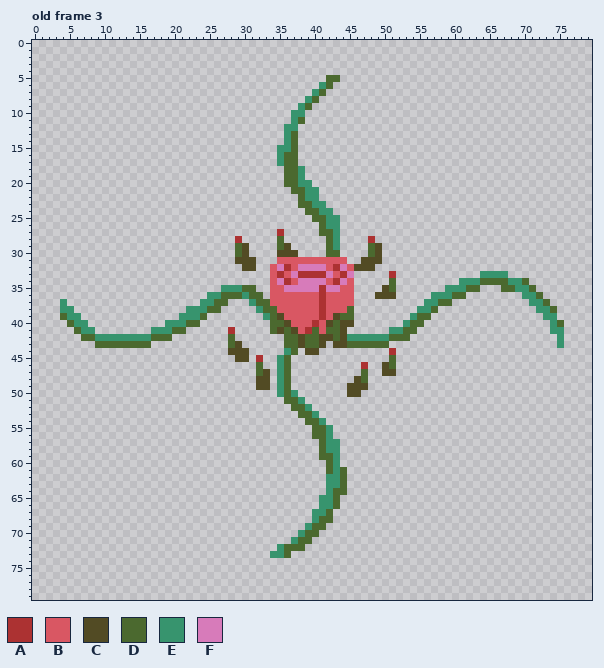
Pixel-art file -- RBGNature/Assets/Sprites/enemy/cross flower - corrupt.aseprite. That is the earlier state.
80x80 pixels, 6 frames. Shown: old frame 3. The commit also changed other frames, which this record leaves out.
Visible layers, top first: "bulb", "front spikes", "arms", "back spikes".
Palette (. is transparent): A #ac3232  B #d95763  C #524b24  D #4b692f  E #37946e  F #d77bba
Pixels before, old frame 3 (only the part around the change), first column x 17:
18 ...................DDE.................
19 ...................DDE.................
20 ...................DDEE................
21 ....................DDEE...............
22 .....................DEE...............
23 .....................DDEE..............
24 ......................DDEE.............
25 .......................DDEE............
26 ........................DEE............
27 ..................A.....DDE............
28 ............A.....D......DE....A.......
29 ............DC....DC.....DE....DC......
30 ............DC....CCC....DD....DC......
31 ............CCC...BBBBBBBBBB..CCC......
32 .............CC..BFABFFFFBAFBCCC.......
33 .................BABFAAAAFBAF.....A....
34 .................BFABFFFFBAFB.....D....
35 ..........EEEDD..BBFFFFFAFFBB....CD....
36 ........EEDDDEDD.BBBBBBBABBBB...CCC....
37 .......EEDD...EDDBBBBBBBABBBB..........
38 .....EEEDD.....EDDBBBBBBABBBD.........E
39 ....EEED........EDCBBBBBABCDD........ED
40 ..EEEDD..........DDCBBBABCDCC.......EDD
41 EEEDD......A.....DCDCBADBDDC......EEDD.
42 DDD........D.......DDCDDCCDCEEEEEEDDD..
43 ...........DC......DDCDDC.CCDDDDDD.....
44 ...........CCC.....ED.CC..........A....
45 ............CC.A..ED..............D....
46 ...............D..ED..........A..CD....
47 ...............DC.ED..........D..CC....
48 ...............CC.ED.........CD........
49 ...............CC.ED........CCC........
50 ..................EDE.......CC.........
51 ...................DDE.................
The result:
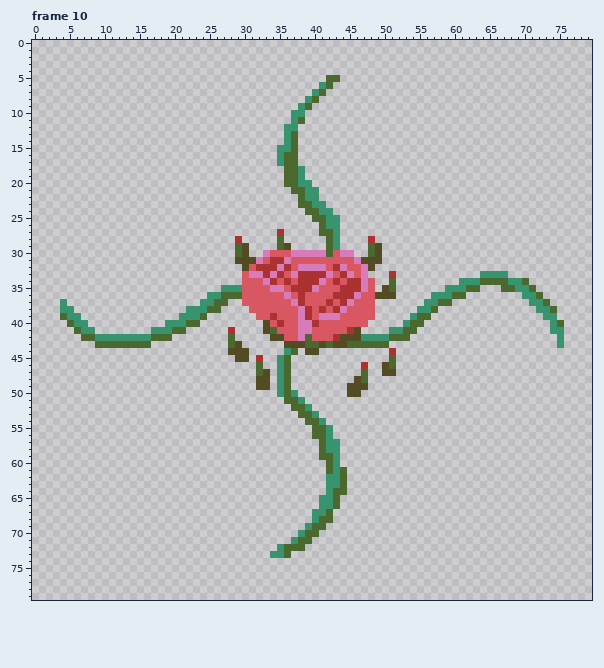
A new or re-ordered frame is compared with the old frame closest to it.
What changed:
layer "front-bulb spikes" added
frames re-ordered
Frame 10 against old frame 3, layers "front-bulb spikes", "bulb":
y 30: x 33..41 ..CCC.... -> FBBBFFFFF; x 43..45 D.. -> BFF
y 31: x 32..36 ...BB -> FBAAF; x 45..46 .. -> BF
y 32: x 31..34 C..B -> BAAA; x 46..47 CC -> BF
y 33: x 30..34 ....B -> BFFAF; x 46..47 .. -> BF
y 34: x 30..35 ....BF -> BBBFAB; x 38..40 FFF -> AAA; x 44..48 FB... -> BAAFB
y 35: x 30..39 DD..BBFFFF -> BBBBFFBAAA; x 41..48 AFFBB... -> BBBAAAFB
y 36: x 30..33 EDD. -> BBBB; x 36 B -> F; x 38 B -> A; x 41 A -> B; x 43..48 BBB... -> AAAFBB
y 37: x 30..33 .EDD -> BBBB; x 37..38 BB -> FA; x 41..42 AB -> BA; x 44..48 BB... -> AFBBB
y 38: x 31..34 .EDD -> BBBB; x 38..39 BB -> FA; x 43..48 BBD... -> AFBBBB
y 39: x 32..35 .EDC -> BBAB; x 38..39 BB -> FA; x 41..48 ABCDD... -> FFFBBBBB
y 40: x 33..36 .DDC -> CBAB; x 38..39 BB -> FF; x 42..47 CDCC.. -> BBBBBB
y 41: x 33 . -> C; x 35..40 CDCBAD -> BBBFFB; x 42..46 DDC.. -> BBBAC
y 42: x 34..38 ..DDC -> CCBBF; x 40..43 DCCD -> BBBA; x 45..46 EE -> CC
y 43: x 36..37 DD -> CC; x 42 . -> D
Changed places in both pictures, as pixel boxes (x1, y1, x2, y2):
changed: (242, 250, 375, 348)
